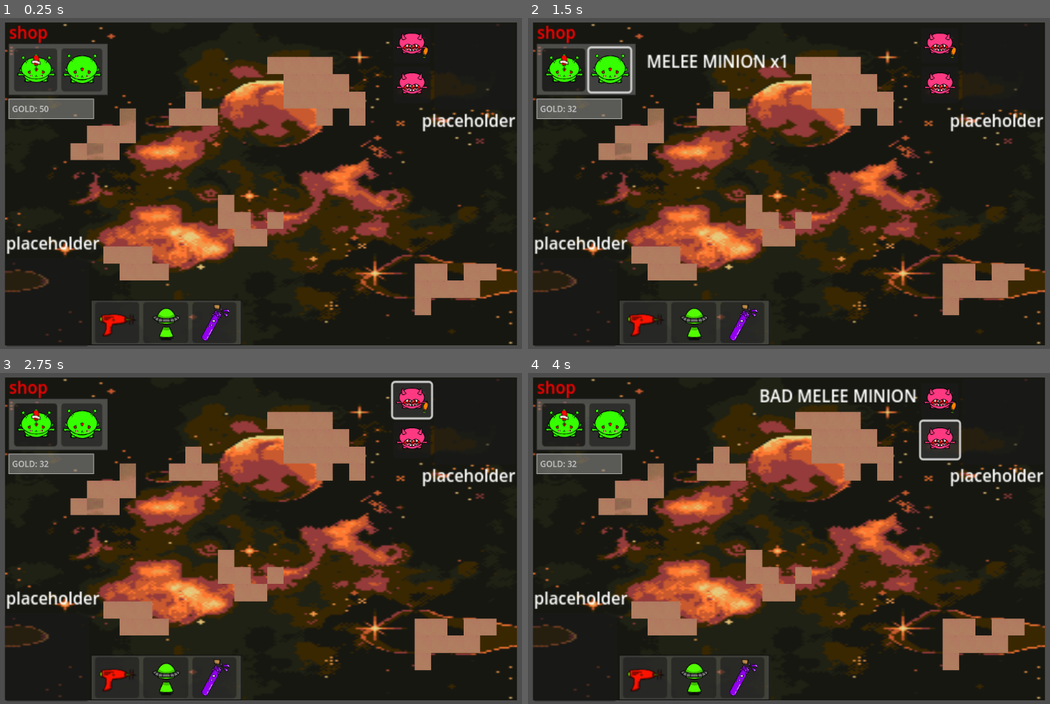
Above: before the commit, frames 1-4 (two rows, left to right).
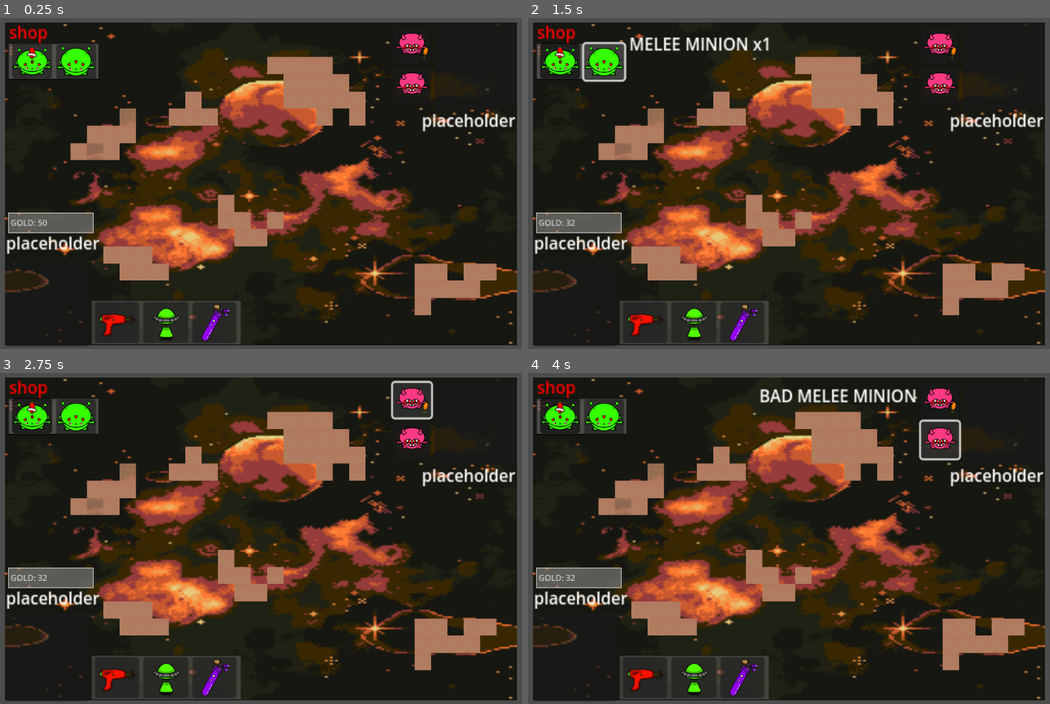
Above: after the commit, the same moments.

Repository: holonkai/GAMEJAM
Game: Godot game, scene res://GAMEJAM-main/main-ui/node_2d.tscn
Same seed, same stepped clock (60 frames per second), same inputs: the game is played once before the commit and once after it.
Inputs (mouse positions are in pixels of both pictures, inside the frame that each line leads up to):
- Up to frame 1 (0.25 s): no input
- Up to frame 2 (1.5 s): click "R" at 0.5 s; click "M" at 1.25 s
- Up to frame 3 (2.75 s): click (412, 399) at 2 s
- Up to frame 4 (4 s): click "BAD RANGE MINION" at 2.75 s; click (940, 439) at 3.5 s

The runs differ from the first frame. In frame 1, 4.3% of the frame differs, in the area x 1-21%, y 7-66%; in frame 2, 5.5%, in the area x 1-50%, y 5-66%; in frame 3, 4.1%; in frame 4, 4.1%.

Commit message:
tile map stuff?

Diff:
--- a/GAMEJAM-main/main-ui/node_2d.tscn
+++ b/GAMEJAM-main/main-ui/node_2d.tscn
@@ -381,36 +381,35 @@
 [node name="LittleGuyEconomy" type="Panel" parent="mainUI/background"]
 layout_mode = 1
 offset_left = 3.0
-offset_top = 18.525
-offset_right = 101.0
-offset_bottom = 67.525
+offset_top = 19.0
+offset_right = 92.0
+offset_bottom = 53.0
 theme_override_styles/panel = SubResource("StyleBoxFlat_q6r6c")
 
 [node name="CanvasLayer" type="CanvasLayer" parent="mainUI/background/LittleGuyEconomy"]
 
 [node name="GoldLabel" type="Label" parent="mainUI/background/LittleGuyEconomy/CanvasLayer"]
-offset_left = 90.0
-offset_top = 166.0
-offset_right = 195.0
-offset_bottom = 215.0
+offset_left = 87.0
+offset_top = 389.0
+offset_right = 192.0
+offset_bottom = 438.0
 theme_override_colors/font_color = Color(1, 1, 1, 1)
 text = "gold count
 "
 uppercase = true
 
 [node name="Panel" type="Panel" parent="mainUI/background/LittleGuyEconomy/CanvasLayer"]
-offset_left = 83.0
-offset_top = 158.0
-offset_right = 250.0
-offset_bottom = 198.0
+offset_left = 82.0
+offset_top = 381.0
+offset_right = 249.0
+offset_bottom = 421.0
 theme_override_styles/panel = SubResource("StyleBoxFlat_d21ai")
 
 [node name="shopbox" type="VBoxContainer" parent="mainUI/background/LittleGuyEconomy"]
 layout_mode = 0
-offset_left = 6.0
-offset_top = 5.0
-offset_right = 48.0
-offset_bottom = 45.0
+offset_left = 4.0
+offset_right = 43.0
+offset_bottom = 33.0
 
 [node name="range minion" type="Button" parent="mainUI/background/LittleGuyEconomy/shopbox"]
 layout_mode = 2
@@ -427,17 +426,19 @@
 
 [node name="TextureRect" type="TextureRect" parent="mainUI/background/LittleGuyEconomy/shopbox/range minion"]
 layout_mode = 0
+offset_left = -2.0
+offset_top = -2.37497
 offset_right = 144.0
-offset_bottom = 128.0
+offset_bottom = 129.625
 scale = Vector2(0.3, 0.3)
 texture = ExtResource("3_wu8e6")
 
 [node name="shopbox2" type="VBoxContainer" parent="mainUI/background/LittleGuyEconomy"]
 layout_mode = 0
-offset_left = 52.0
-offset_top = 4.75
-offset_right = 92.0
-offset_bottom = 44.75
+offset_left = 47.0
+offset_top = 1.0
+offset_right = 86.0
+offset_bottom = 34.0
 
 [node name="melee minion" type="Button" parent="mainUI/background/LittleGuyEconomy/shopbox2"]
 layout_mode = 2
@@ -447,16 +448,17 @@
 
 [node name="MeleePopup" type="Label" parent="mainUI/background/LittleGuyEconomy/shopbox2/melee minion"]
 layout_mode = 0
-offset_left = 56.0
-offset_right = 175.0
-offset_bottom = 23.0
+offset_left = 44.0
+offset_top = -11.875
+offset_right = 163.0
+offset_bottom = 11.125
 
 [node name="TextureRect" type="TextureRect" parent="mainUI/background/LittleGuyEconomy/shopbox2/melee minion"]
 layout_mode = 0
-offset_left = -0.5
-offset_top = -0.199987
-offset_right = 133.5
-offset_bottom = 114.8
+offset_left = -1.5
+offset_top = -3.37497
+offset_right = 132.5
+offset_bottom = 111.625
 scale = Vector2(0.3, 0.3)
 texture = ExtResource("3_og6uj")
 
--- a/Levels/Test_Level.tscn
+++ b/Levels/Test_Level.tscn
@@ -7,6 +7,7 @@
 [ext_resource type="PackedScene" uid="uid://wsbyuab5gqmv" path="res://Prefabs/minion.tscn" id="5_sderq"]
 [ext_resource type="PackedScene" uid="uid://rx6crdc14vrq" path="res://Prefabs/MinionControl.tscn" id="6_3k0j6"]
 [ext_resource type="PackedScene" uid="uid://b7cvmm237m0dq" path="res://Prefabs/enemy_control.tscn" id="7_tmva4"]
+[ext_resource type="Texture2D" uid="uid://ccbkgeuj0a76y" path="res://Sprites/newfriendrangeminion.png" id="8_b2taf"]
 
 [sub_resource type="CircleShape2D" id="CircleShape2D_0hol4"]
 radius = 51.1693
@@ -447,7 +448,7 @@
 position = Vector2(851, 512)
 
 [node name="Minion" parent="." instance=ExtResource("5_sderq")]
-position = Vector2(958, 317)
+position = Vector2(971, 204)
 
 [node name="Camera2D" type="Camera2D" parent="."]
 visible = false
@@ -461,7 +462,7 @@
 position = Vector2(942, 426)
 
 [node name="Minion3" parent="." instance=ExtResource("5_sderq")]
-position = Vector2(965, 196)
+position = Vector2(953, 325)
 
 [node name="Enemy2" parent="." instance=ExtResource("4_06isw")]
 position = Vector2(77, 222)
@@ -480,3 +481,10 @@
 
 [node name="Enemy7" parent="." instance=ExtResource("4_06isw")]
 position = Vector2(1057, 405)
+
+[node name="Newfriendrangeminion" type="Sprite2D" parent="."]
+position = Vector2(-858, 873)
+texture = ExtResource("8_b2taf")
+
+[node name="Minion4" parent="." instance=ExtResource("5_sderq")]
+position = Vector2(1051, 531)
Not shown: 1 places in Levels/Test_Level.tscn that only renumber resources
